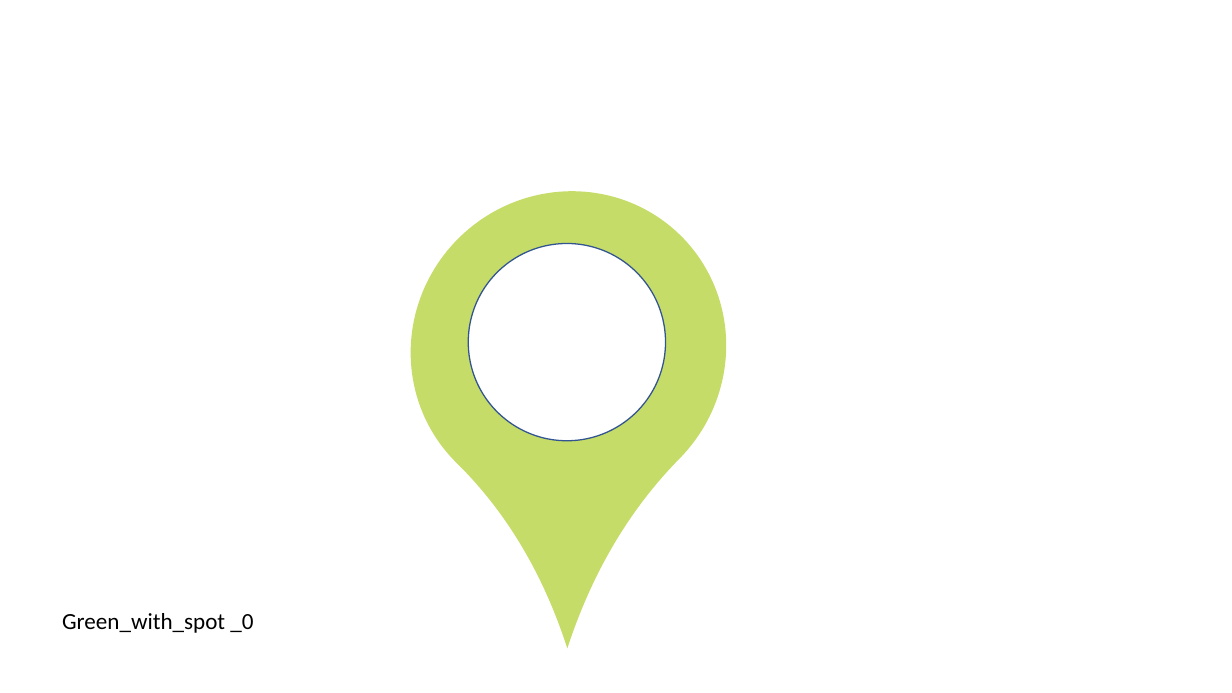
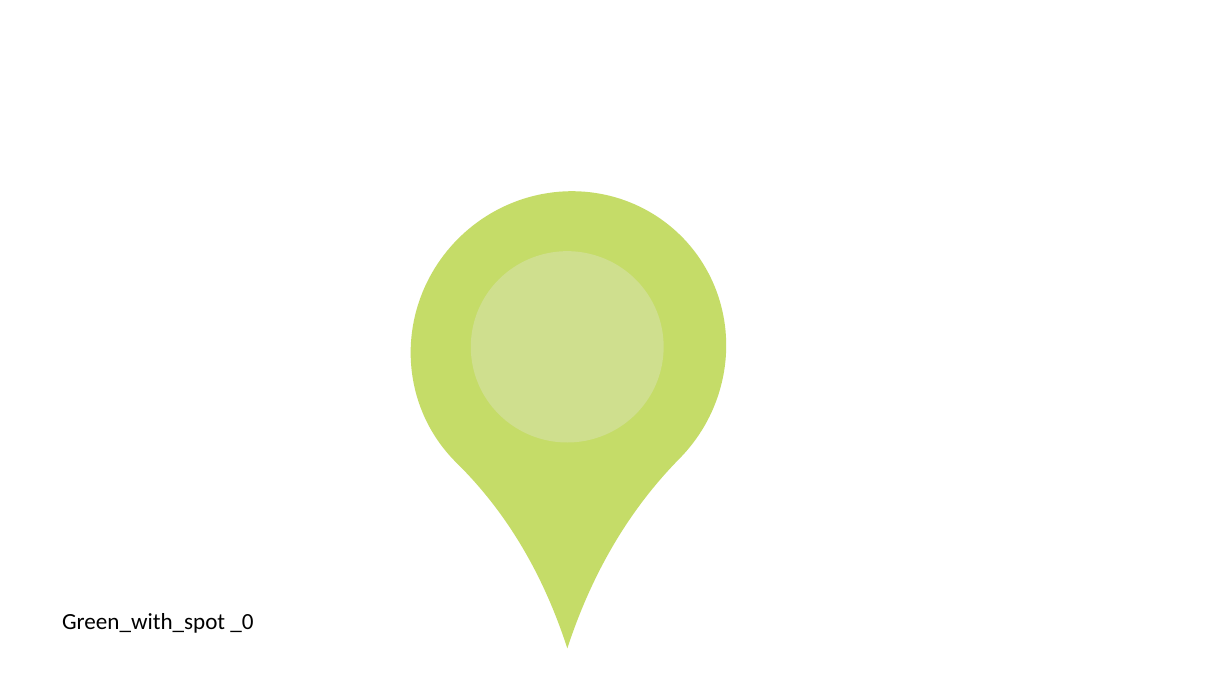
Before and after one commit to ElVinto/apex-territoire, a slide deck: slide 12 of server/public/images/icons_template.pptx. Drawn at 1232x693 pixels with LibreOffice and Linux fonts; fonts in the diff are those of the drawing. Boxes give left, top, right and bottom in pixels: in the first picture for what was removed or moved away, otherwise in the second. Text is boxed around its words. In the diff, an @@ line names an element or a change of style, - is before the commit and + after.

```diff
--- a/server/public/images/icons_template.pptx
+++ b/server/public/images/icons_template.pptx
@@ ellipse: place and size @@
-ellipse at (469, 244, 666, 442)
+ellipse at (471, 251, 665, 443)
@@ ellipse at (471, 251, 665, 443): fill #FFFFFF to #E7E6E6 at 30% opacity; outline #325491 1 pt to none @@
```
Also in this commit, not shown: 4 other slides changed, 1 slide added, 27 other files.
